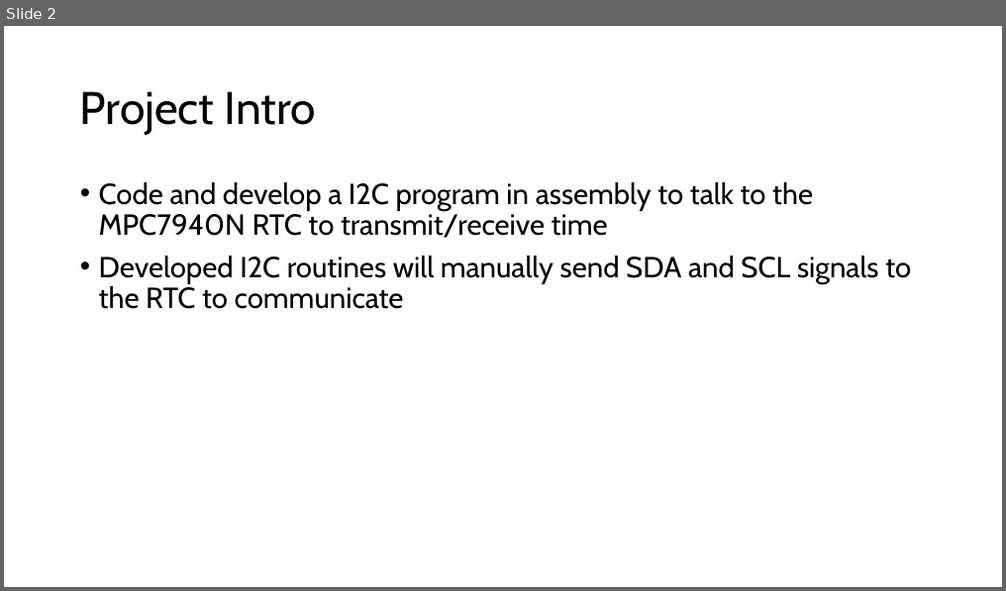
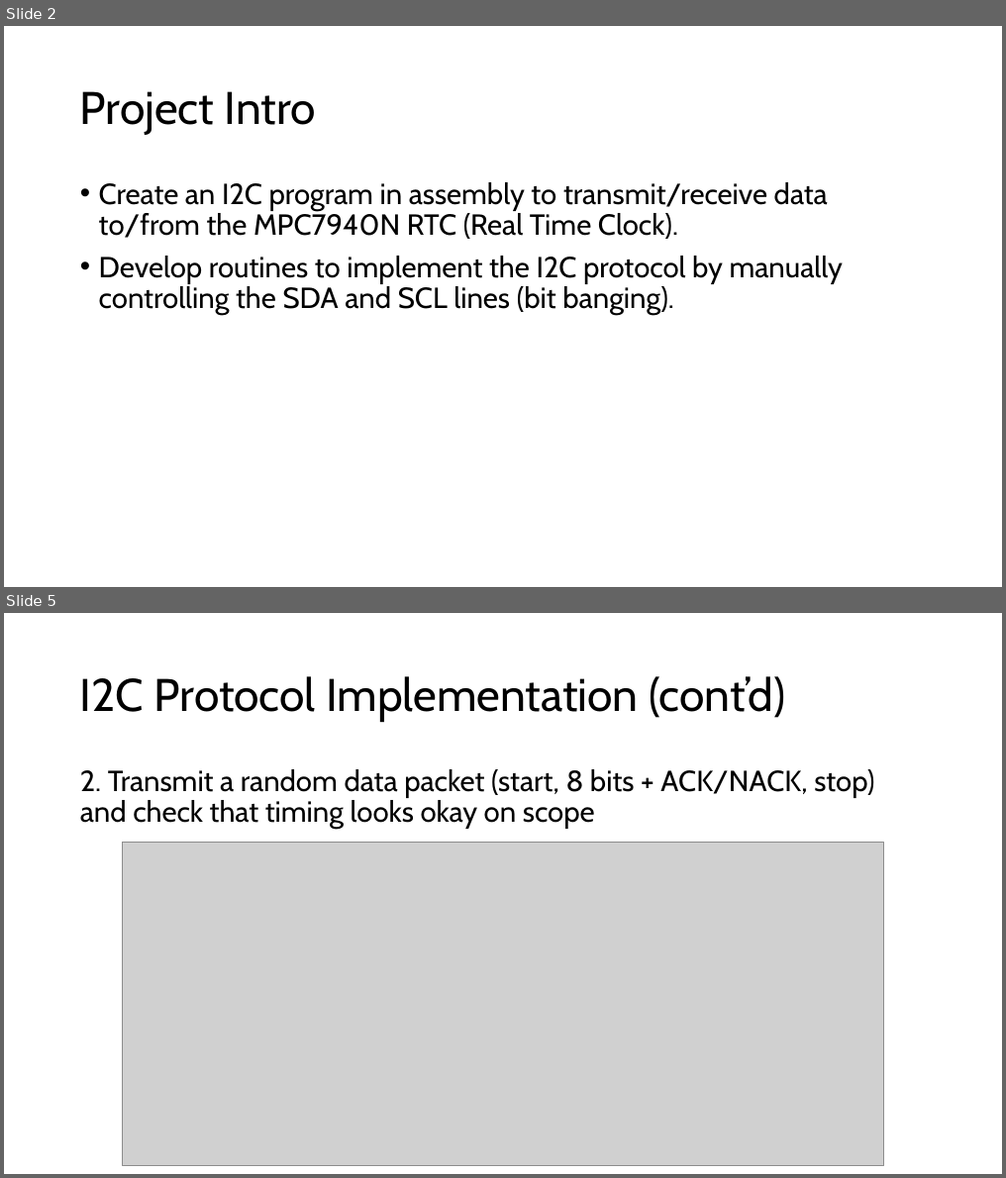
Before and after one commit to gjshort/EELE_465_project_2, a slide deck: docs/assets/EELE465 Project 2 - I2C Bit Banging.pptx. Shown one above the other, each under a label of ours: slide 2 before the commit, slides 2 and 5 after it; the slides between them are not shown. The pictures are 1006x591 and 1006x1178 pixels, drawn with LibreOffice and Linux fonts; fonts in the diff are those of the drawing; grey boxes stand for pictures. Boxes give left, top, right and bottom in pixels: in the first picture for what was removed or moved away, otherwise in the second. Text is boxed around its words. In the diff, an @@ line names an element or a change of style, - is before the commit and + after.

```diff
--- a/docs/assets/EELE465 Project 2 - I2C Bit Banging.pptx
+++ b/docs/assets/EELE465 Project 2 - I2C Bit Banging.pptx
@@ slide 5 added at (4,613,1002,1174), background #FFFFFF @@
@@ title added at (80,676,785,722), 44 pt, text #000000 @@
+I2C Protocol Implementation (cont’d)
@@ text added at (80,769,874,830), 28 pt, text #000000 @@
+2. Transmit a random data packet (start, 8 bits + ACK/NACK, stop) and check that timing looks okay on scope
@@ picture added at (122,843,884,1166) @@
@@ slide 2 changed as well @@
@@ text at (99,182,843,316): text changed @@
-• Code and develop a I2C program in assembly to talk to the MPC7940N RTC to transmit/receive time
-• Developed I2C routines will manually send SDA and SCL signals to the RTC to communicate
+• Create an I2C program in assembly to transmit/receive data to/from the MPC7940N RTC (Real Time Clock).
+• Develop routines to implement the I2C protocol by manually controlling the SDA and SCL lines (bit banging).
```
Also in this commit, not shown: 1 other slide changed, 12 other slides added, 6 other files.
